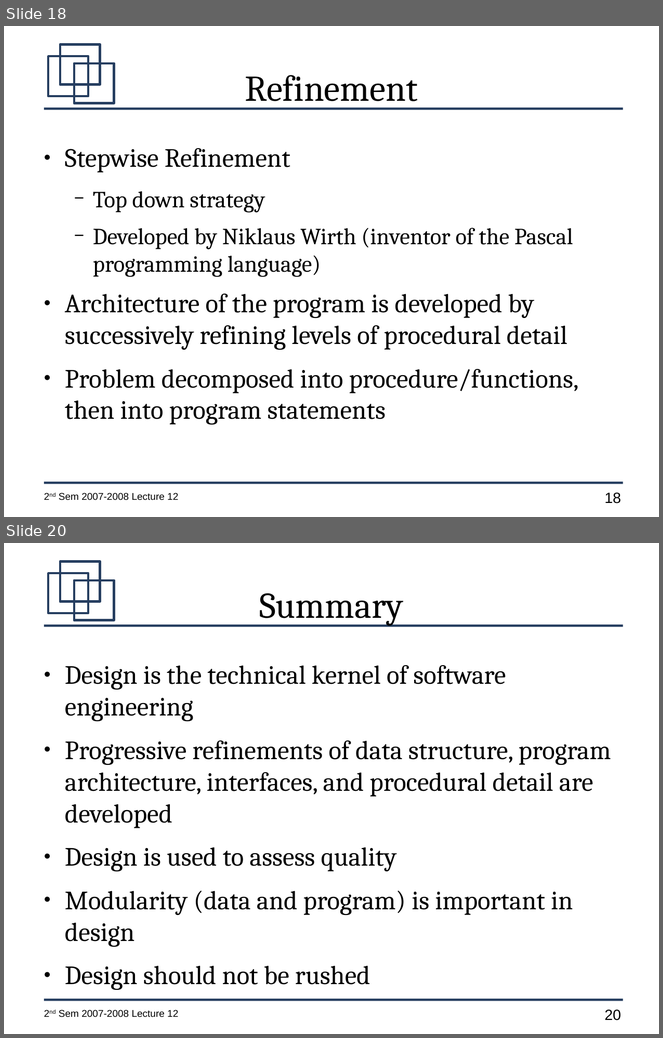
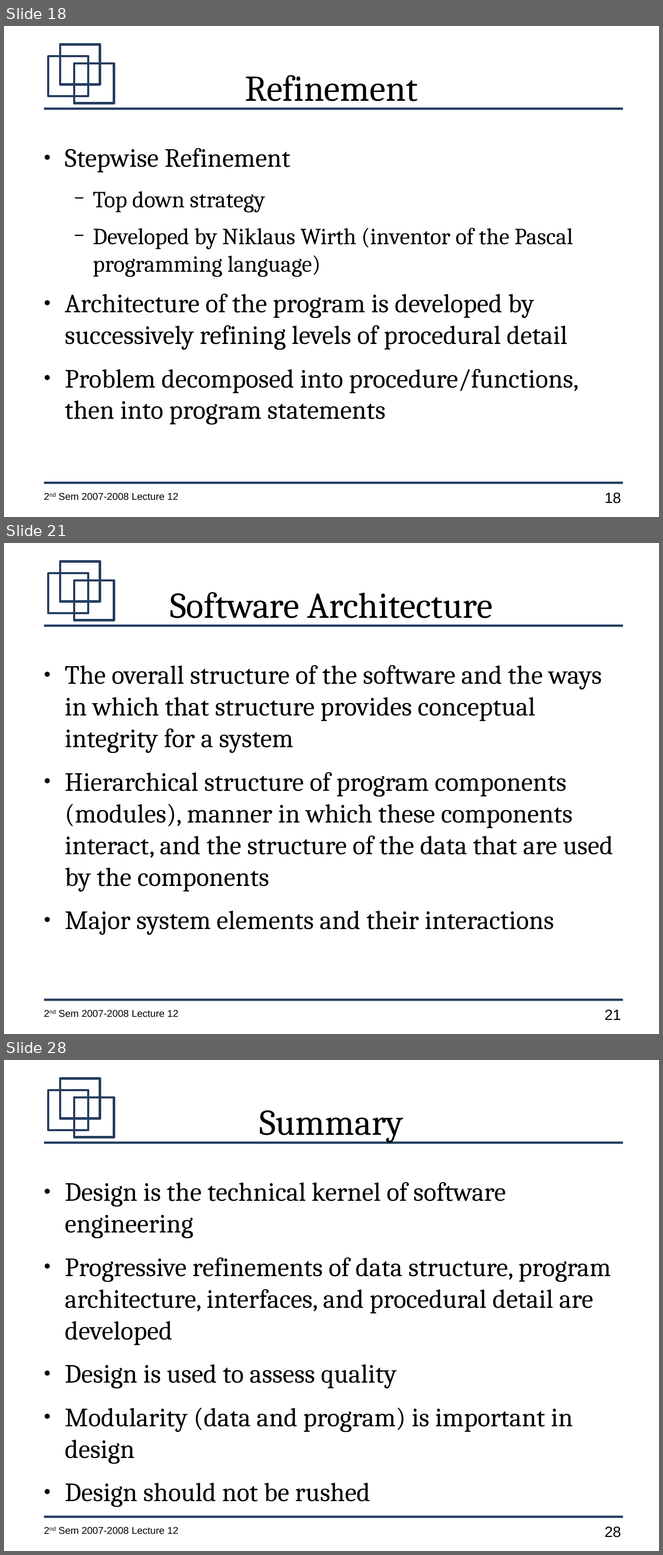
Before and after one commit to jachermocilla/jach-homepage, a slide deck: CMSC128-2nd-Sem-2007-L13.odp. Shown one above the other, each under a label of ours: slides 18 and 20 before the commit, slides 18, 21 and 28 after it; the slides between them are not shown. The pictures are 663x1038 and 663x1555 pixels, drawn with LibreOffice and Linux fonts; fonts in the diff are those of the drawing. Boxes give left, top, right and bottom in pixels: in the first picture for what was removed or moved away, otherwise in the second. Text is boxed around its words. In the diff, an @@ line names an element or a change of style, - is before the commit and + after.

```diff
--- a/CMSC128-2nd-Sem-2007-L13.odp
+++ b/CMSC128-2nd-Sem-2007-L13.odp
@@ slide 21 added at (4,543,659,1034), background #FFFFFF; not listed: 7 template elements that a slide beside it also shows @@
@@ title added at (170,592,493,626), 44 pt, text #000000 @@
+Software Architecture
@@ text added at (65,665,613,935), 32 pt, text #000000 @@
+● The overall structure of the software and the ways in which that structure provides conceptual integrity for a system
+● Hierarchical structure of program components (modules), manner in which these components interact, and the structure of the data that are used by the components
+● Major system elements and their interactions
@@ what was slide 20 is now slide 28 @@
@@ page number at (605,1527,621,1538): text changed @@
-20
+28
```
Also in this commit, not shown: 1 slide changed, 7 other slides added.
